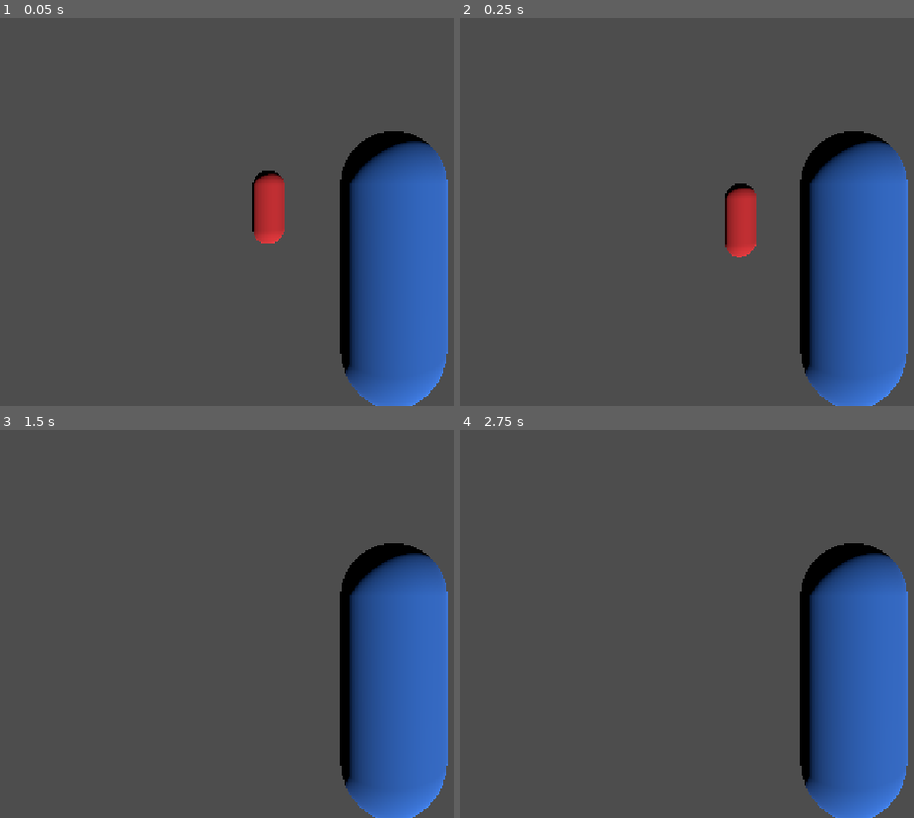
Above: before the commit, frames 1-4 (two rows, left to right).
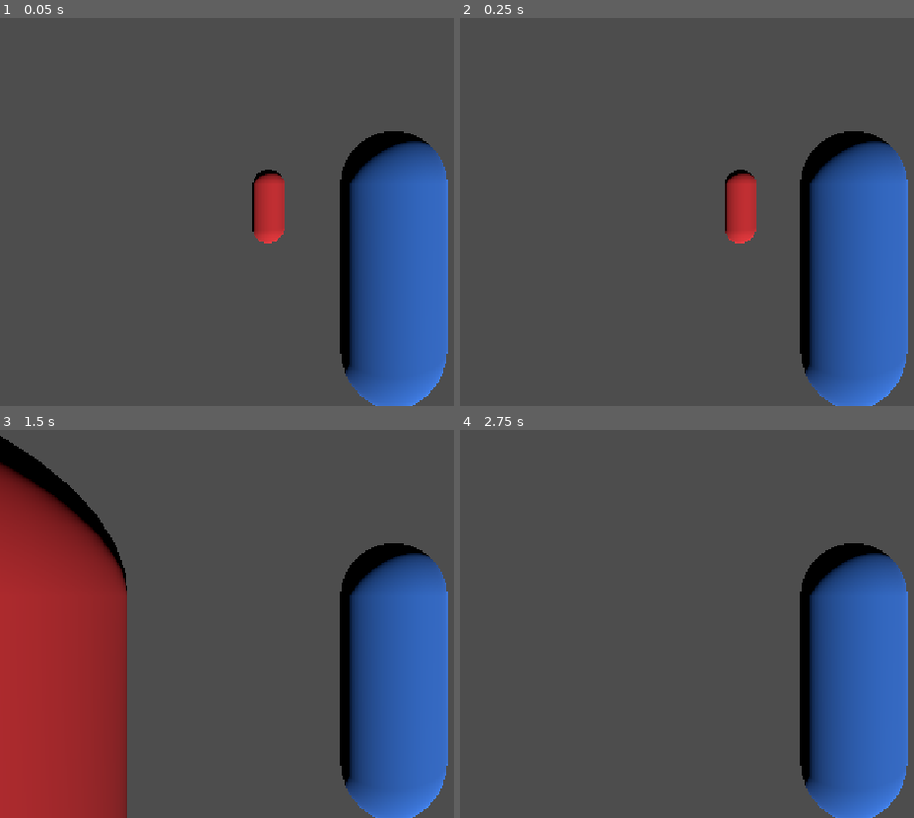
Above: after the commit, the same moments.

Repository: 1sabellavr/Parciar2VideoJuegos
Game: Godot game, scene res://Nivel.tscn
The game is run twice, just before and just after one commit, with the same random seed, the same clock (stepped at 60 frames per second) and the same inputs.
Inputs (mouse positions are in pixels of both pictures, inside the frame that each line leads up to):
- Up to frame 1 (0.05 s): no input
- Up to frame 2 (0.25 s): no input
- Up to frame 3 (1.5 s): move the mouse to (435, 592) at 0.52 s; hold E (accion) 0.53-1.28 s; hold W (move_up) from 0.53 s (still down); move the mouse to (354, 596) at 1.27 s; tap E (accion) at 1.35 s
- Up to frame 4 (2.75 s): keep holding W (move_up); tap Enter at 2 s; move the mouse to (873, 589) at 2.02 s; hold E (accion) from 2.03 s (still down)

The runs differ from the first frame. In frame 1, less than 0.1% of the frame differs, in the area x 55-63%, y 39-59%; in frame 2, 0.7%; in frame 3, 24%, in the area x 0-28%, y 1-100%; in frame 4, less than 0.1%.

Commit message:
fisicas del jugador, gravedad y salto

Diff:
--- a/Turno 2/Proyecto_Parcial_Corte2_B/Assets/jugador.gd
+++ b/Turno 2/Proyecto_Parcial_Corte2_B/Assets/jugador.gd
@@ -4,6 +4,11 @@
 @export var speed: float = 4.0
 ## Cámara que define qué es "adelante". Si se deja vacía se usa la activa.
 @export var camara: Camera3D
+
+@export var turn_speed: float = 12.0
+@export var fuerzaSalto: float = 4.5
+@export var friccion: float = 20.0
+@export var aceleracion: float = 12.0
 
 
 func _ready() -> void:
@@ -12,6 +17,13 @@
 
 
 func _physics_process(delta: float) -> void:
+	# Gravedad y salto
+	if not is_on_floor():
+		velocity += get_gravity() * delta
+
+	elif Input.is_action_just_pressed("jump"):
+		velocity.y = fuerzaSalto
+
 	# --- Horizontal: hacia dónde quiere ir ------------------------------
 	var input_dir := Input.get_vector("move_left", "move_right", "move_up", "move_down")
 	var entrada := Vector3(input_dir.x, 0.0, input_dir.y)
@@ -20,6 +32,9 @@
 	var direction := camara.global_basis * entrada
 	direction.y = 0.0
 	direction = direction.normalized()
+
+	var objetivo := direction * speed
+	var ritmo := aceleracion if direction.length() > 0.1 else friccion
 
 	# TODO (Tarea 3): esto asigna la velocidad DE GOLPE. Reemplazar por
 	# move_toward con aceleración y fricción, como en la Sesión 9.
